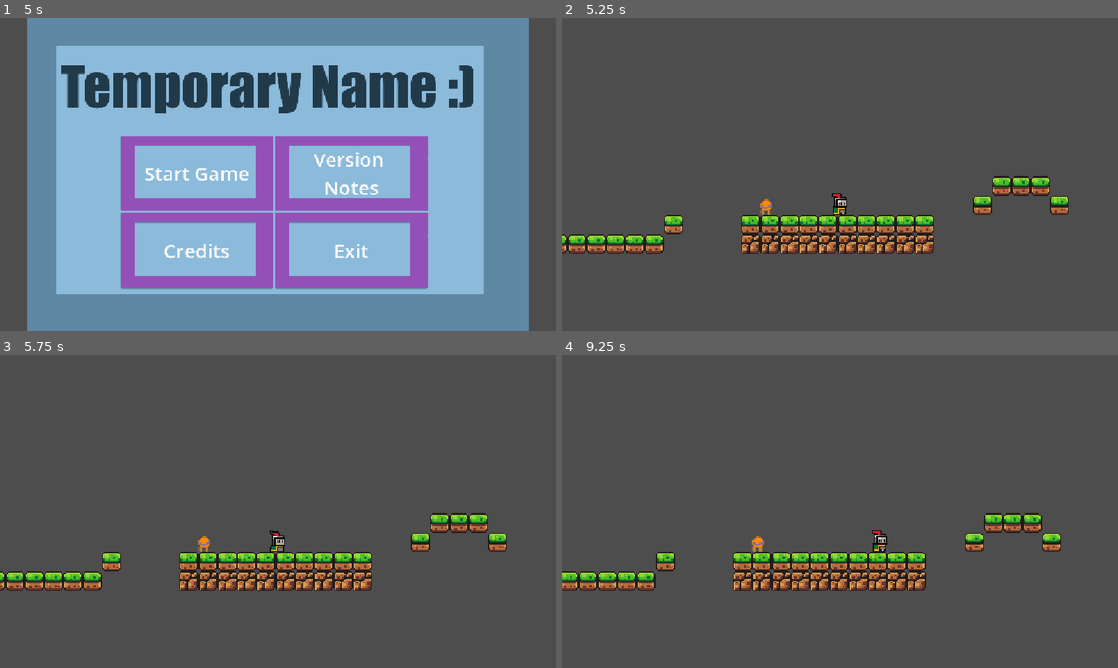
Above: before the commit, frames 1-4 (two rows, left to right).
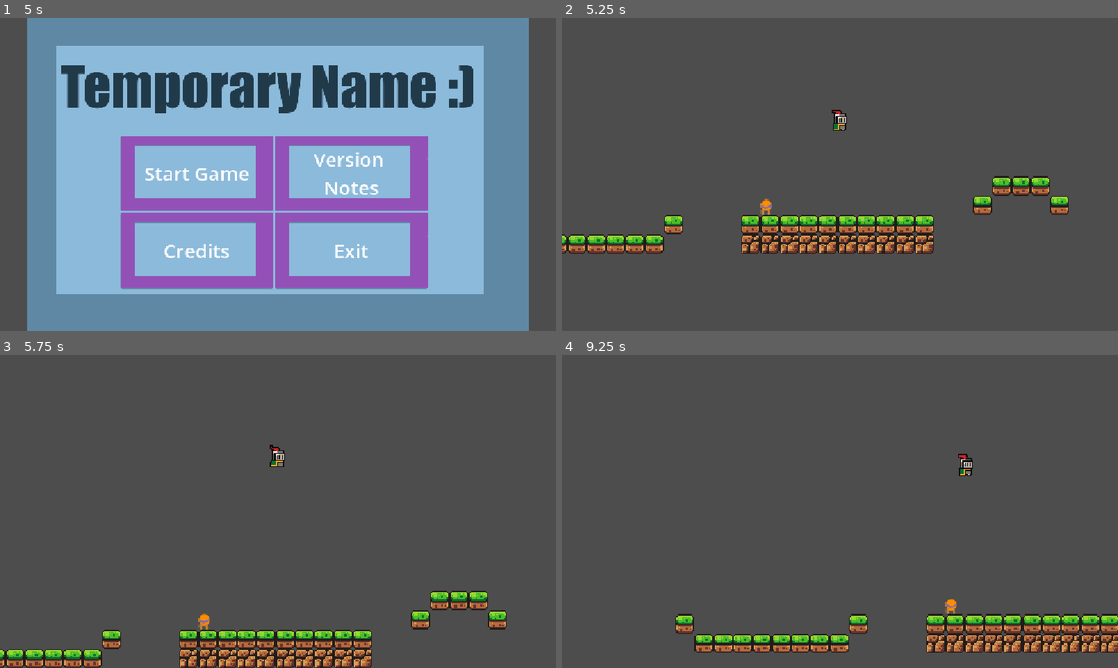
Above: after the commit, the same moments.

Repository: WPI-GameDev-M/IMGD-1001
Game: Godot game, scene res://scenes/system_management/game_manager.tscn
Two runs of this game, one before a commit and one after it. Both use one fixed random seed, a clock stepped at 60 frames per second and the inputs below.
Inputs (mouse positions are in pixels of both pictures, inside the frame that each line leads up to):
- Up to frame 1 (5 s): move the mouse to (400, 158) at 0.52 s; hold D (Right) 0.53-2.03 s; tap Space (Jump) at 0.6, 0.77, 1.07, 1.52, 1.55, 1.82, 2.1, 2.75, 3.02, 3.05, 3.32, 3.6, 3.77, 4.07, 4.52, 4.55, 4.82 s; move the mouse to (166, 190) at 1.27 s; tap Z (Action) at 1.35, 2.85, 4.35 s; tap Enter at 2 s; move the mouse to (333, 105) at 2.02 s; hold A (Left) 2.03-2.78 s; move the mouse to (250, 237) at 2.77 s; hold D (Right) 2.78-4.28 s; move the mouse to (444, 221) at 3.52 s; move the mouse to (111, 127) at 4.27 s; hold A (Left) from 4.28 s (still down)
- Up to frame 2 (5.25 s): release A (Left) at 5 s; click "Start Game" at 5 s
- Up to frame 3 (5.75 s): no input
- Up to frame 4 (9.25 s): move the mouse to (867, 511) at 5.77 s; hold D (Right) 5.78-6.53 s; tap Space (Jump) at 5.85, 6.77, 6.8, 7.07, 7.35, 7.52, 7.82, 8.27, 8.3, 8.57, 8.85 s; move the mouse to (756, 433) at 6.52 s; hold A (Left) 6.53-8.03 s; tap Z (Action) at 6.6, 8.1 s; move the mouse to (962, 495) at 7.27 s; move the mouse to (728, 527) at 8.02 s; hold D (Right) from 8.03 s (still down); move the mouse to (895, 442) at 8.77 s

Frame 1 is identical in both runs. In frame 2, 0.3% of the frame differs, in the area x 48-52%, y 29-63%; in frame 3, 13%, in the area x 0-92%, y 28-100%; in frame 4, 13%.

Commit message:
Added Jump Buffering and Coyote Time

Diff:
--- a/group-project---imgd-1001/scripts/player/player.gd
+++ b/group-project---imgd-1001/scripts/player/player.gd
@@ -5,6 +5,8 @@
 const SPEED = 300.0
 const JUMP_VELOCITY = -400.0
 var current_Arms : Arms
+var timeSinceGrounded = 0.0
+var timeSinceSpace = 0.0
 #var current_Legs : Legs
 
 func _ready() -> void:
@@ -15,8 +17,20 @@
 	if not is_on_floor():
 		velocity += get_gravity() * delta
 
+	# Coyote time
+	if is_on_floor():
+		timeSinceGrounded = 0
+	else:
+		timeSinceGrounded += delta
+
+	# Jump buffering
+	if Input.is_action_just_pressed("Jump"):
+		timeSinceSpace = 0.0
+	else:
+		timeSinceSpace += delta
+
 	# Handle jump.
-	if Input.is_action_just_pressed("Jump") and is_on_floor():
+	if timeSinceSpace <= 0.2 and timeSinceGrounded <= 0.15:
 		velocity.y = JUMP_VELOCITY
 
 	# Get the input direction and handle the movement/deceleration.
